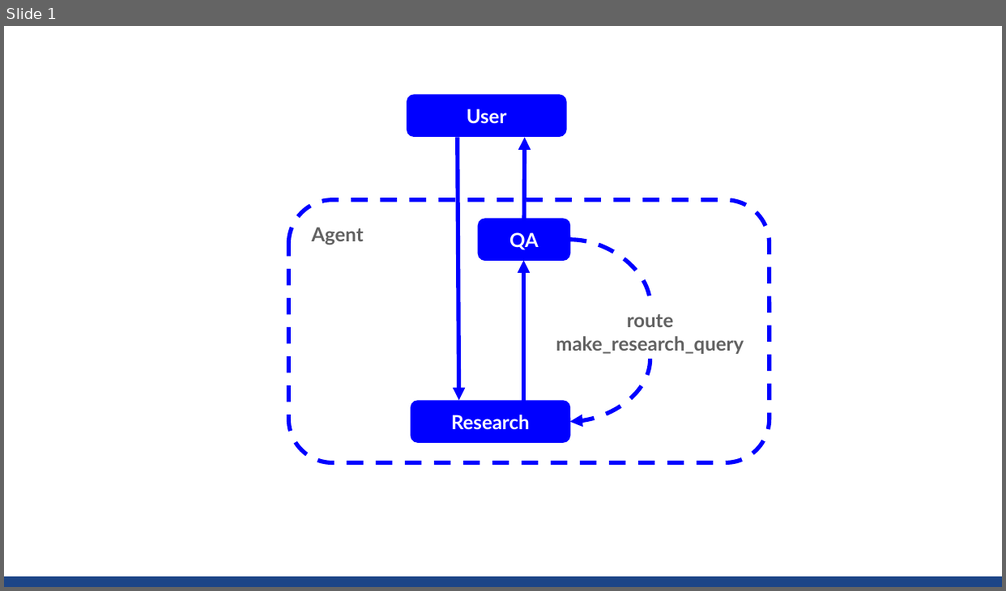
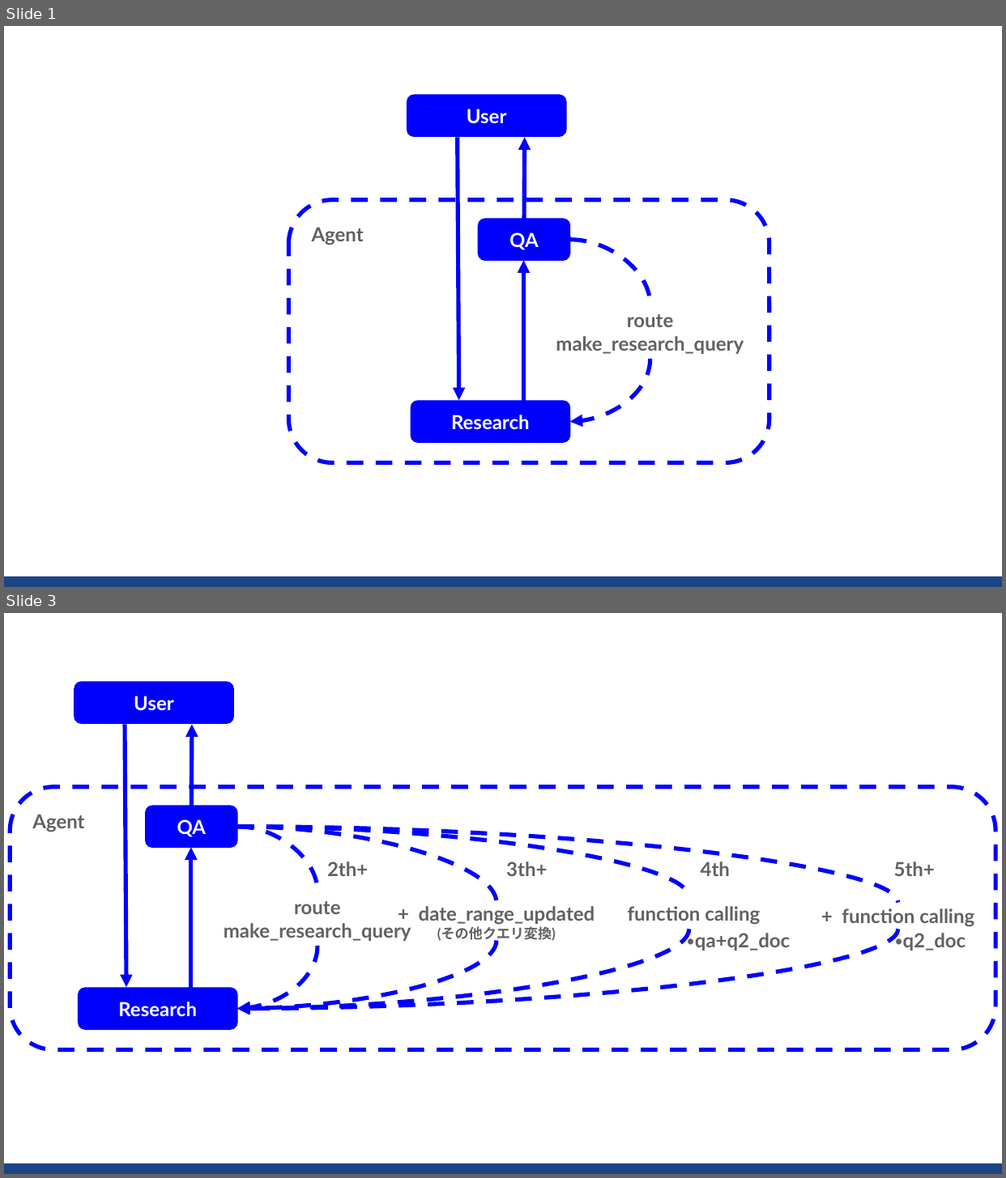
Before and after one commit to sekihan02/code_sundbox, a slide deck: search_small_agent.pptx. Shown one above the other, each under a label of ours: slide 1 before the commit, slides 1 and 3 after it; the slides between them are not shown. The pictures are 1006x591 and 1006x1178 pixels, drawn with LibreOffice and Linux fonts; fonts in the diff are those of the drawing. Boxes give left, top, right and bottom in pixels: in the first picture for what was removed or moved away, otherwise in the second. Text is boxed around its words. In the diff, an @@ line names an element or a change of style, - is before the commit and + after.

```diff
--- a/search_small_agent.pptx
+++ b/search_small_agent.pptx
@@ slide 3 added at box(4, 613, 1002, 1174), background #FFFFFF; not listed: 1 template element that a slide beside it also shows @@
@@ rounded rectangle added at box(74, 682, 233, 724), fill #0000FF, outline #0000FF 0.75 pt, 14 pt, text #FFFFFF, bold @@
+User
@@ arrow added from (125, 725) to (127, 987), #0000FF 3 pt @@
@@ arrow added from (192, 806) to (192, 725), #0000FF 3 pt @@
@@ rounded rectangle added at box(10, 786, 996, 1050), outline #0000FF 3 pt dashed, 14 pt, text #616161, bold @@
+Agent
@@ rounded rectangle added at box(146, 806, 237, 848), fill #0000FF, outline #0000FF 0.75 pt, 14 pt, text #FFFFFF, bold @@
+QA
@@ curved line added from (237, 827) to (317, 892), #0000FF 3 pt dashed @@
@@ curved line added from (237, 827) to (496, 902), #0000FF 3 pt dashed @@
@@ curved line added from (237, 827) to (689, 897), #0000FF 3 pt dashed @@
@@ curved line added from (237, 827) to (898, 902), #0000FF 3 pt dashed @@
@@ arrow added from (190, 988) to (190, 848), #0000FF 3 pt @@
@@ text added at box(327, 862, 368, 876), 14 pt, text #616161, bold @@
+2th+
@@ text added at box(506, 862, 547, 876), 14 pt, text #616161, bold @@
+3th+
@@ text added at box(701, 862, 730, 876), 14 pt, text #616161, bold @@
+4th
@@ text added at box(894, 862, 935, 876), 14 pt, text #616161, bold @@
+5th+
@@ rounded rectangle added at box(206, 892, 429, 946), fill #FFFFFF, outline #FFFFFF 0.75 pt, 14 pt, text #616161, bold @@
+route
+make_research_query
@@ rounded rectangle added at box(599, 897, 779, 930), fill #FFFFFF, outline #FFFFFF 0.75 pt, 14 pt, text #616161, bold @@
+function calling
@@ rounded rectangle added at box(808, 902, 989, 930), fill #FFFFFF, outline #FFFFFF 0.75 pt, 14 pt, text #616161, bold @@
++ function calling
@@ text added at box(419, 906, 595, 942), 14 pt, text #616161, bold @@
++ date_range_updated
+(その他クエリ変換)
@@ text added at box(896, 928, 966, 951), 14 pt, text #616161, bold @@
+・q2_doc
@@ curved arrow added from (317, 946) to (237, 1009), #0000FF 3 pt dashed @@
@@ curved arrow added from (496, 940) to (237, 1009), #0000FF 3 pt dashed @@
@@ curved arrow added from (689, 930) to (237, 1009), #0000FF 3 pt dashed @@
@@ curved arrow added from (898, 930) to (237, 1009), #0000FF 3 pt dashed @@
@@ text added at box(688, 929, 790, 951), 14 pt, text #616161, bold @@
+・qa+q2_doc
@@ rounded rectangle added at box(78, 988, 236, 1030), fill #0000FF, outline #0000FF 0.75 pt, 14 pt, text #FFFFFF, bold @@
+Research
```
Also in this commit, not shown: 1 other slide added, 3 other files.
